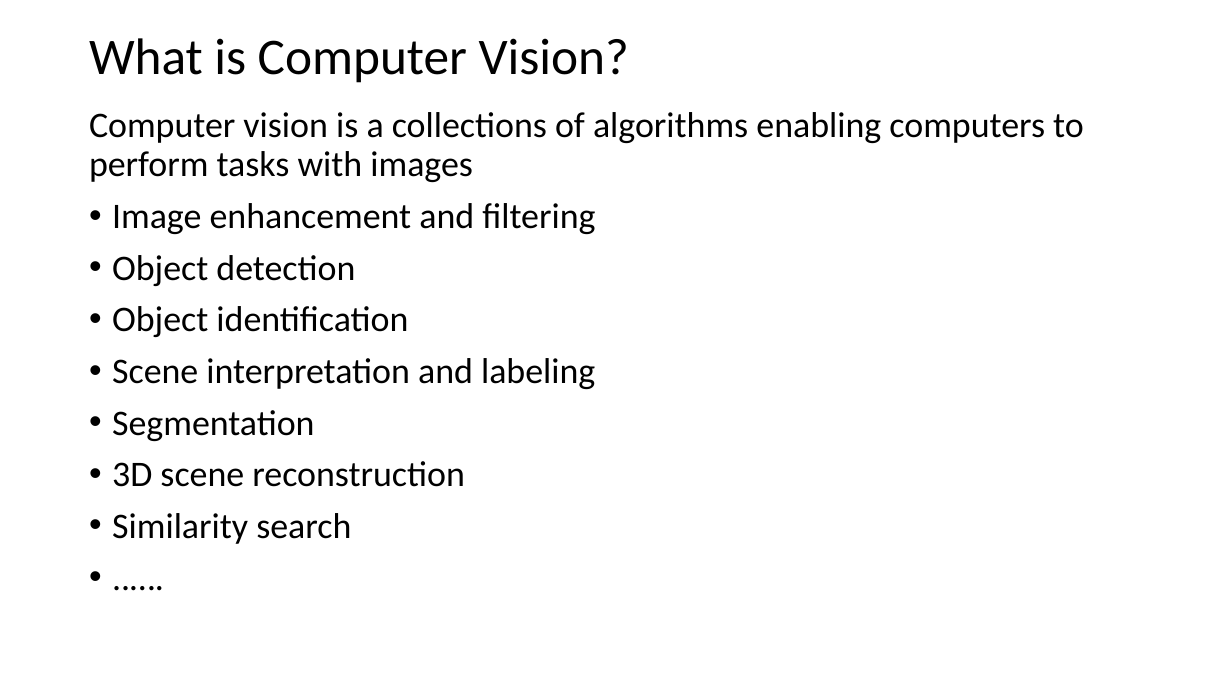
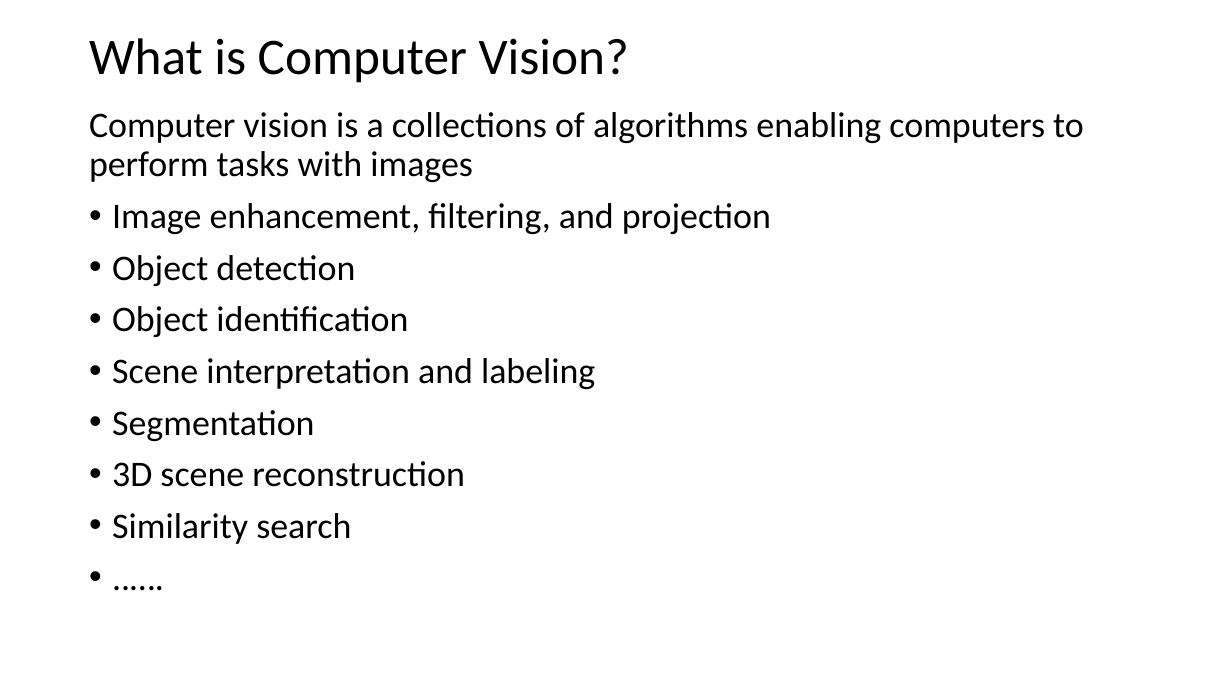
Before and after one commit to StephenElston/CSCI-E25, a slide deck: slide 2 of Slides/1_Introduction.pptx. Drawn at 1232x693 pixels with LibreOffice and Linux fonts; fonts in the diff are those of the drawing. Boxes give left, top, right and bottom in pixels: in the first picture for what was removed or moved away, otherwise in the second. Text is boxed around its words. In the diff, an @@ line names an element or a change of style, - is before the commit and + after.

Commit message:
Corrected typos noticed in lecture

```diff
--- a/Slides/1_Introduction.pptx
+++ b/Slides/1_Introduction.pptx
@@ text at box(112, 203, 771, 234): text changed @@
-• Image enhancement and filtering
+• Image enhancement, filtering, and projection
```
Also in this commit, not shown: 8 other slides changed.
